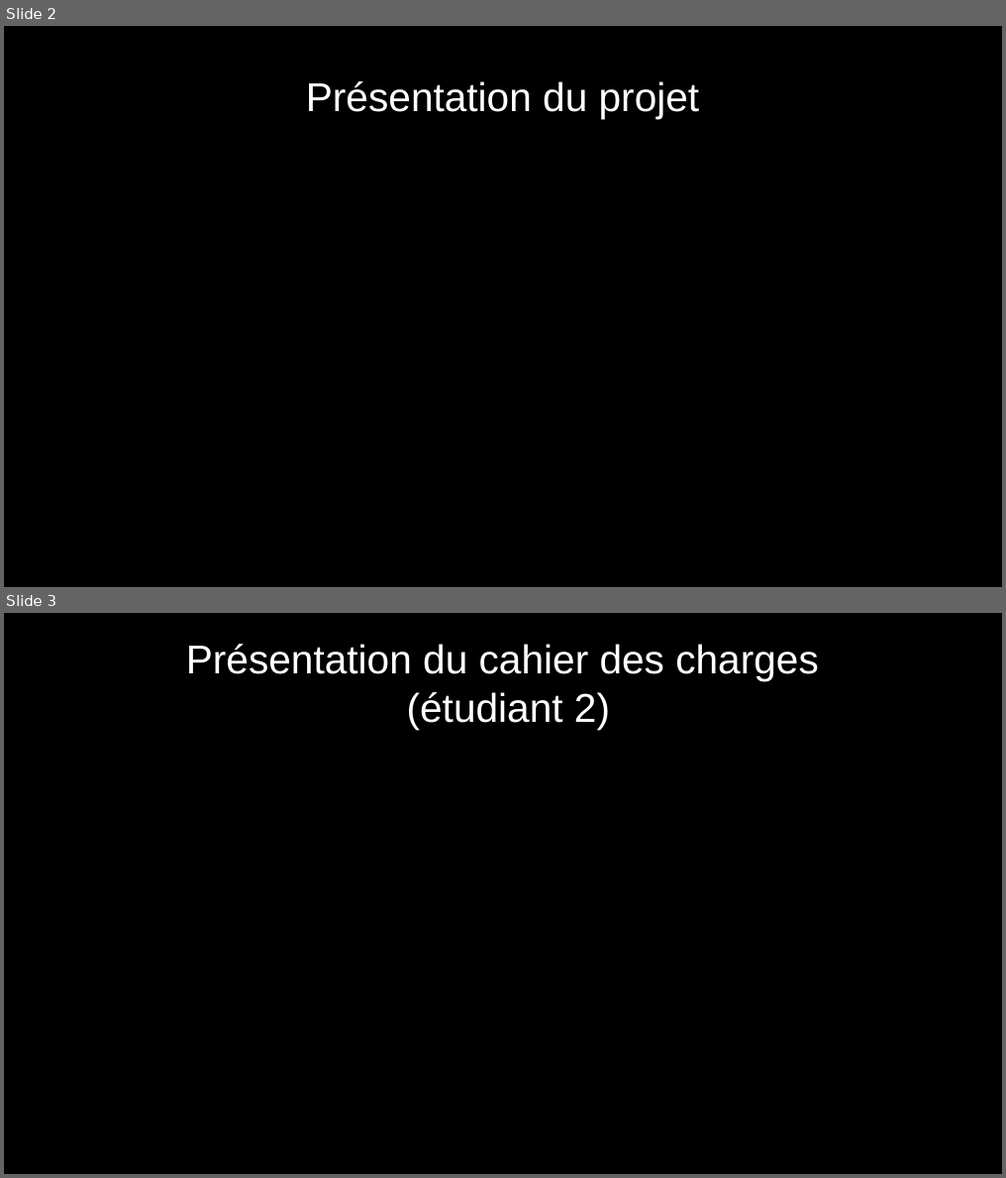
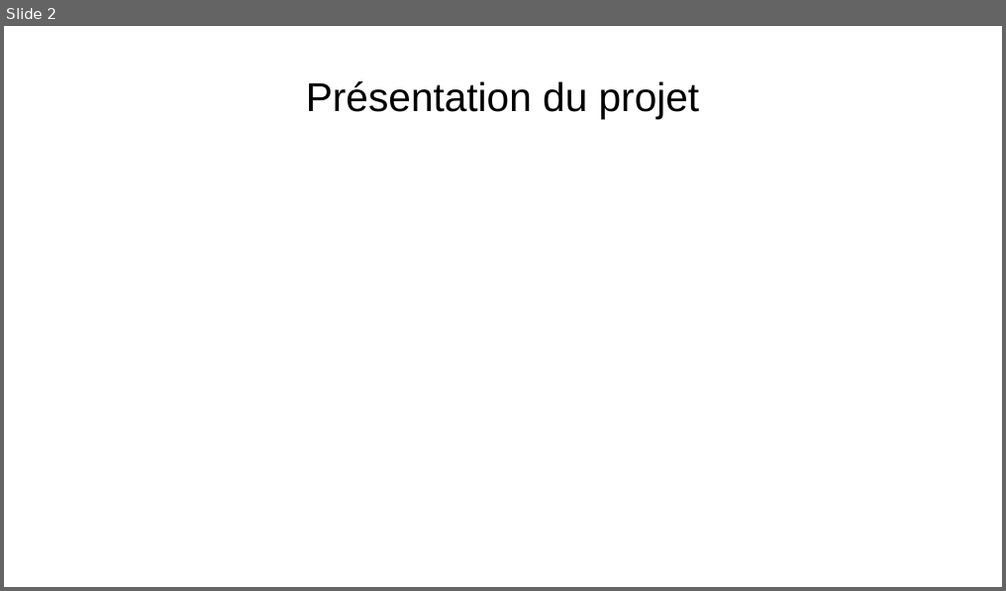
Before and after one commit to Gabin221/Tracking-BLE-documents, a slide deck: Revues/Revues1/presentation_yahya_andrea_gabin.odp. Shown one above the other, each under a label of ours: slides 2 and 3 before the commit, slide 2 after it. The pictures are 1006x1178 and 1006x591 pixels, drawn with LibreOffice and Linux fonts; fonts in the diff are those of the drawing. Boxes give left, top, right and bottom in pixels: in the first picture for what was removed or moved away, otherwise in the second. Text is boxed around its words. In the diff, an @@ line names an element or a change of style, - is before the commit and + after.

```diff
--- a/Revues/Revues1/presentation_yahya_andrea_gabin.odp
+++ b/Revues/Revues1/presentation_yahya_andrea_gabin.odp
@@ slide 3 removed at <box>4,613,1002,1174</box>, background #000000 @@
@@ title removed at <box>186,644,819,730</box> @@
-Présentation du cahier des charges
-(étudiant 2)
@@ slide 2 changed as well @@
@@ background #000000 to #FFFFFF @@
@@ title "Présentation du projet" at <box>306,81,700,118</box>: text colour #FFFFFF to #000000 @@
```
Also in this commit, not shown: 19 other slides changed, 1 other slide removed, 1 other file.
